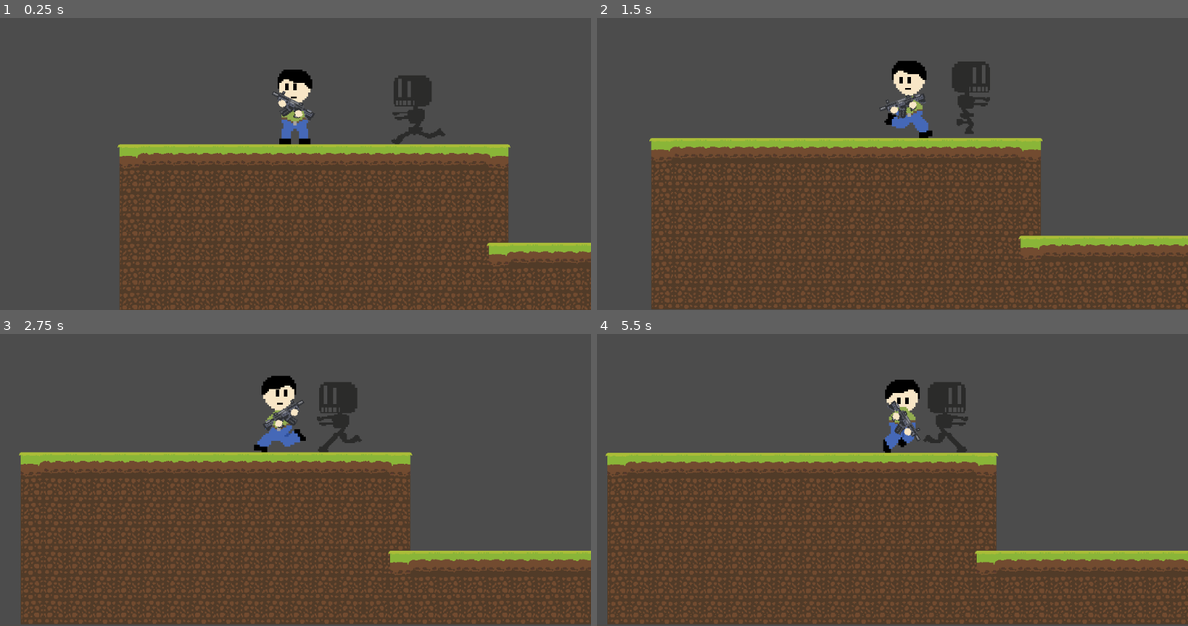
Above: before the commit, frames 1-4 (two rows, left to right).
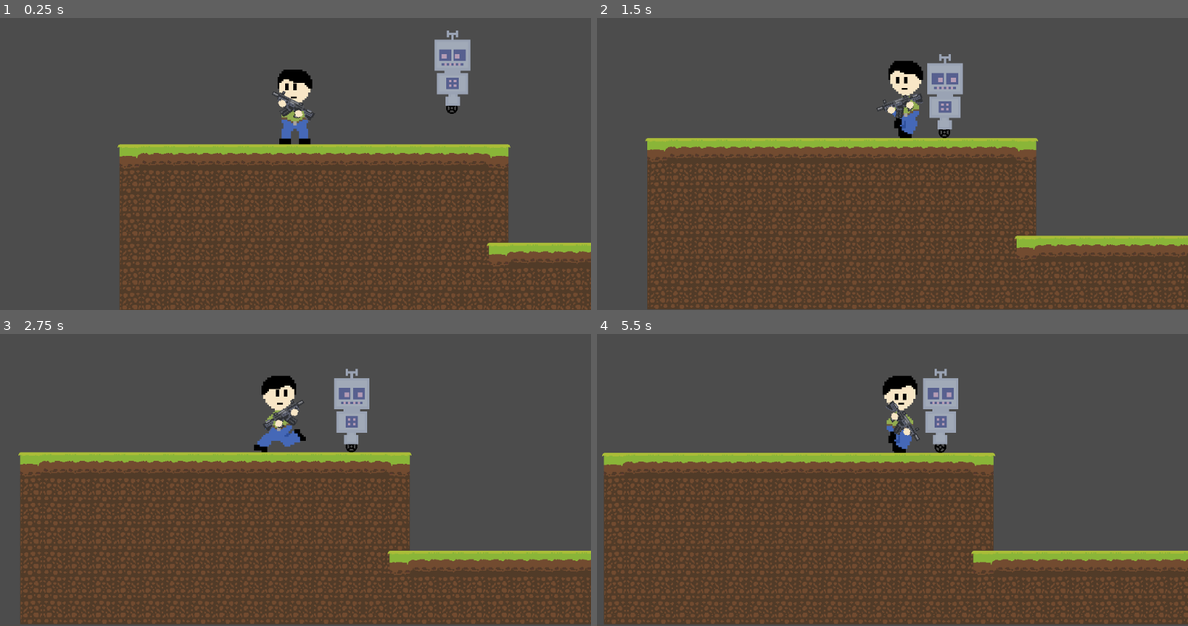
Above: after the commit, the same moments.

Repository: megarubber/green
Game: Godot game, scene res://levels/TestLevel.tscn
Two runs of this game, one before a commit and one after it. Both use one fixed random seed, a clock stepped at 60 frames per second and the inputs below.
Inputs (mouse positions are in pixels of both pictures, inside the frame that each line leads up to):
- Up to frame 1 (0.25 s): no input
- Up to frame 2 (1.5 s): move the mouse to (1022, 120) at 0.52 s; hold Right (ui_right) from 0.53 s (still down); tap Up (ui_up) at 0.77 s; move the mouse to (774, 155) at 1.27 s
- Up to frame 3 (2.75 s): tap Up (ui_up) at 1.52 s; move the mouse to (354, 377) at 2.02 s; release Right (ui_right) at 2.03 s; hold Left (ui_left) from 2.03 s (still down)
- Up to frame 4 (5.5 s): move the mouse to (862, 523) at 2.77 s; release Left (ui_left) at 2.78 s; hold Right (ui_right) 2.78-4.28 s; tap Up (ui_up) at 3.02, 3.77, 4.52 s; move the mouse to (1069, 506) at 3.52 s; move the mouse to (715, 401) at 4.27 s; hold Left (ui_left) 4.28-5.03 s; move the mouse to (922, 453) at 5.02 s; hold Right (ui_right) from 5.03 s (still down)

The runs differ from the first frame. In frame 1, 2.1% of the frame differs, in the area x 66-80%, y 4-44%; in frame 2, 15%; in frame 3, 3.7%; in frame 4, 15%, in the area x 0-100%, y 11-100%.

Commit message:
style: sprite follower enemy

Diff:
--- a/enemy/sprites_enemy1/BasicEnemy.gd
+++ b/enemy/sprites_enemy1/BasicEnemy.gd
@@ -11,7 +11,7 @@
 
 # Node Referencing
 onready var animation = $AnimationPlayer
-onready var sprite = $Sprite
+onready var sprite = $AnimatedSprite
 onready var raycast = $RayCast2D
 
 # When enemy created on level, it will start the run animation
--- a/enemy/sprites_enemy1/EnemySkeleton.tscn
+++ b/enemy/sprites_enemy1/EnemySkeleton.tscn
@@ -1,90 +1,69 @@
-[gd_scene load_steps=13 format=2]
+[gd_scene load_steps=15 format=2]
 
-[ext_resource path="res://enemy/sprites_enemy1/run1.png" type="Texture" id=1]
-[ext_resource path="res://enemy/sprites_enemy1/run2.png" type="Texture" id=2]
-[ext_resource path="res://enemy/sprites_enemy1/run3.png" type="Texture" id=3]
-[ext_resource path="res://enemy/sprites_enemy1/run5.png" type="Texture" id=4]
-[ext_resource path="res://enemy/sprites_enemy1/run4.png" type="Texture" id=5]
-[ext_resource path="res://enemy/sprites_enemy1/run6.png" type="Texture" id=6]
-[ext_resource path="res://enemy/sprites_enemy1/run8.png" type="Texture" id=7]
-[ext_resource path="res://enemy/sprites_enemy1/run7.png" type="Texture" id=8]
+[ext_resource path="res://enemy/sprites_enemy1/state2.png" type="Texture" id=1]
+[ext_resource path="res://enemy/sprites_enemy1/state1.png" type="Texture" id=2]
+[ext_resource path="res://enemy/sprites_enemy1/wheel5.png" type="Texture" id=3]
+[ext_resource path="res://enemy/sprites_enemy1/wheel2.png" type="Texture" id=4]
+[ext_resource path="res://enemy/sprites_enemy1/wheel4.png" type="Texture" id=5]
+[ext_resource path="res://enemy/sprites_enemy1/wheel3.png" type="Texture" id=6]
+[ext_resource path="res://enemy/sprites_enemy1/wheel6.png" type="Texture" id=7]
+[ext_resource path="res://enemy/sprites_enemy1/wheel1.png" type="Texture" id=8]
 [ext_resource path="res://enemy/sprites_enemy1/BasicEnemy.gd" type="Script" id=9]
 
+[sub_resource type="SpriteFrames" id=6]
+animations = [ {
+"frames": [ ExtResource( 8 ), ExtResource( 4 ), ExtResource( 6 ), ExtResource( 5 ), ExtResource( 3 ), ExtResource( 7 ) ],
+"loop": true,
+"name": "default",
+"speed": 5.0
+} ]
+
+[sub_resource type="SpriteFrames" id=5]
+animations = [ {
+"frames": [ ExtResource( 2 ), ExtResource( 1 ) ],
+"loop": true,
+"name": "default",
+"speed": 5.0
+} ]
+
 [sub_resource type="RectangleShape2D" id=4]
-extents = Vector2( 49.5, 100.5 )
+extents = Vector2( 49.5, 111.25 )
 
 [sub_resource type="Animation" id=2]
 length = 0.001
-tracks/0/type = "value"
-tracks/0/path = NodePath("Sprite:texture")
-tracks/0/interp = 1
-tracks/0/loop_wrap = true
-tracks/0/imported = false
-tracks/0/enabled = true
-tracks/0/keys = {
-"times": PoolRealArray( 0 ),
-"transitions": PoolRealArray( 1 ),
-"update": 0,
-"values": [ ExtResource( 2 ) ]
-}
-tracks/1/type = "value"
-tracks/1/path = NodePath("Sprite:position")
-tracks/1/interp = 1
-tracks/1/loop_wrap = true
-tracks/1/imported = false
-tracks/1/enabled = true
-tracks/1/keys = {
-"times": PoolRealArray( 0 ),
-"transitions": PoolRealArray( 1 ),
-"update": 0,
-"values": [ Vector2( 0, 0 ) ]
-}
 
 [sub_resource type="Animation" id=3]
 resource_name = "run"
 length = 0.7
 loop = true
 step = 0.001
-tracks/0/type = "value"
-tracks/0/path = NodePath("Sprite:texture")
-tracks/0/interp = 1
-tracks/0/loop_wrap = true
-tracks/0/imported = false
-tracks/0/enabled = true
-tracks/0/keys = {
-"times": PoolRealArray( 0, 0.099, 0.1, 0.199, 0.2, 0.299, 0.3, 0.399, 0.4, 0.499, 0.5, 0.599, 0.6, 0.7, 0.8 ),
-"transitions": PoolRealArray( 1, 1, 1, 1, 1, 1, 1, 1, 1, 1, 1, 1, 1, 1, 1 ),
-"update": 1,
-"values": [ ExtResource( 1 ), ExtResource( 1 ), ExtResource( 2 ), ExtResource( 2 ), ExtResource( 3 ), ExtResource( 3 ), ExtResource( 5 ), ExtResource( 5 ), ExtResource( 4 ), ExtResource( 4 ), ExtResource( 6 ), ExtResource( 6 ), ExtResource( 8 ), ExtResource( 8 ), ExtResource( 7 ) ]
-}
-tracks/1/type = "value"
-tracks/1/path = NodePath("Sprite:position")
-tracks/1/interp = 1
-tracks/1/loop_wrap = true
-tracks/1/imported = false
-tracks/1/enabled = true
-tracks/1/keys = {
-"times": PoolRealArray( 0, 0.099, 0.1, 0.199, 0.2, 0.299, 0.3, 0.399, 0.4, 0.499, 0.5, 0.599, 0.6, 0.7, 0.8 ),
-"transitions": PoolRealArray( 1, 1, 1, 1, 1, 1, 1, 1, 1, 1, 1, 1, 1, 1, 1 ),
-"update": 0,
-"values": [ Vector2( 0, 0 ), Vector2( 0, 0 ), Vector2( -5, -9 ), Vector2( -5, -9 ), Vector2( -8, 3 ), Vector2( -8, 3 ), Vector2( -6, 3 ), Vector2( -6, 3 ), Vector2( -6, -3 ), Vector2( -6, -3 ), Vector2( -2, -6 ), Vector2( -2, -6 ), Vector2( -5, 3 ), Vector2( -5, 3 ), Vector2( -5, 0 ) ]
-}
 
 [node name="Enemy" type="KinematicBody2D"]
 collision_layer = 8
 collision_mask = 7
 script = ExtResource( 9 )
 
-[node name="Sprite" type="Sprite" parent="."]
-scale = Vector2( 3, 3 )
-texture = ExtResource( 2 )
+[node name="Wheel" type="AnimatedSprite" parent="."]
+position = Vector2( -2, 100 )
+scale = Vector2( 0.104576, 0.104576 )
+frames = SubResource( 6 )
+frame = 2
+playing = true
+flip_h = true
+
+[node name="AnimatedSprite" type="AnimatedSprite" parent="."]
+position = Vector2( -1, -5 )
+scale = Vector2( 0.613333, 0.613334 )
+frames = SubResource( 5 )
+frame = 1
+playing = true
 
 [node name="CollisionShape2D" type="CollisionShape2D" parent="."]
-position = Vector2( -1.5, -7 )
+position = Vector2( -1.5, 3.75 )
 shape = SubResource( 4 )
 
 [node name="RayCast2D" type="RayCast2D" parent="."]
-position = Vector2( 47, 86.5 )
+position = Vector2( 47, 110 )
 enabled = true
 cast_to = Vector2( 0, 11 )
 collision_mask = 2
--- a/levels/TestLevel.tscn
+++ b/levels/TestLevel.tscn
@@ -357,4 +357,4 @@
 tile_data = PoolIntArray( 65528, 0, 0, 65529, 2, 0, 65530, 2, 0, 65531, 2, 0, 65532, 2, 0, 65533, 2, 0, 65534, 2, 0, 65 …(2054 unchanged characters)…
 
 [node name="Enemy" parent="." instance=ExtResource( 3 )]
-position = Vector2( 334, -101 )
+position = Vector2( 355, -234 )
Binary file removed: enemy/sprites_enemy1/run1.png
Binary file removed: enemy/sprites_enemy1/run2.png
Binary file removed: enemy/sprites_enemy1/run3.png
Binary file removed: enemy/sprites_enemy1/run4.png
Binary file removed: enemy/sprites_enemy1/run5.png
Binary file removed: enemy/sprites_enemy1/run6.png
Binary file removed: enemy/sprites_enemy1/run7.png
Binary file removed: enemy/sprites_enemy1/run8.png
Binary file added: enemy/sprites_enemy1/state1.png
Not shown, changed: enemy/sprites_enemy1/state1.png.import
Binary file added: enemy/sprites_enemy1/state2.png
Not shown, changed: enemy/sprites_enemy1/state2.png.import
(and 14 more such lines)
